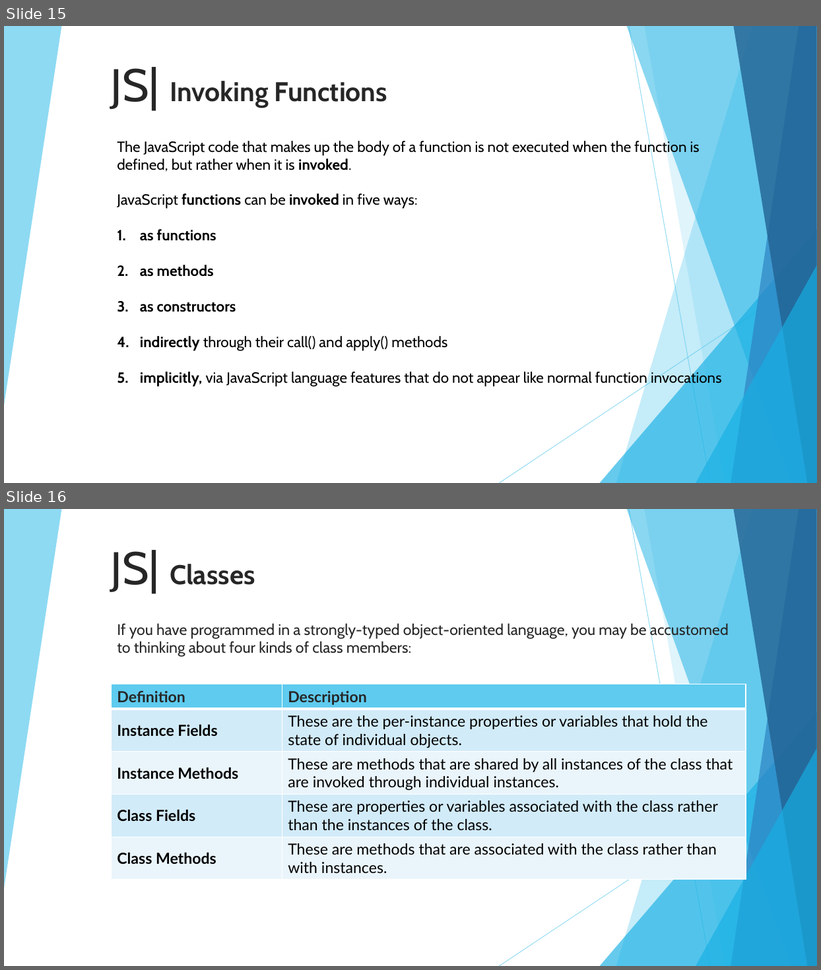
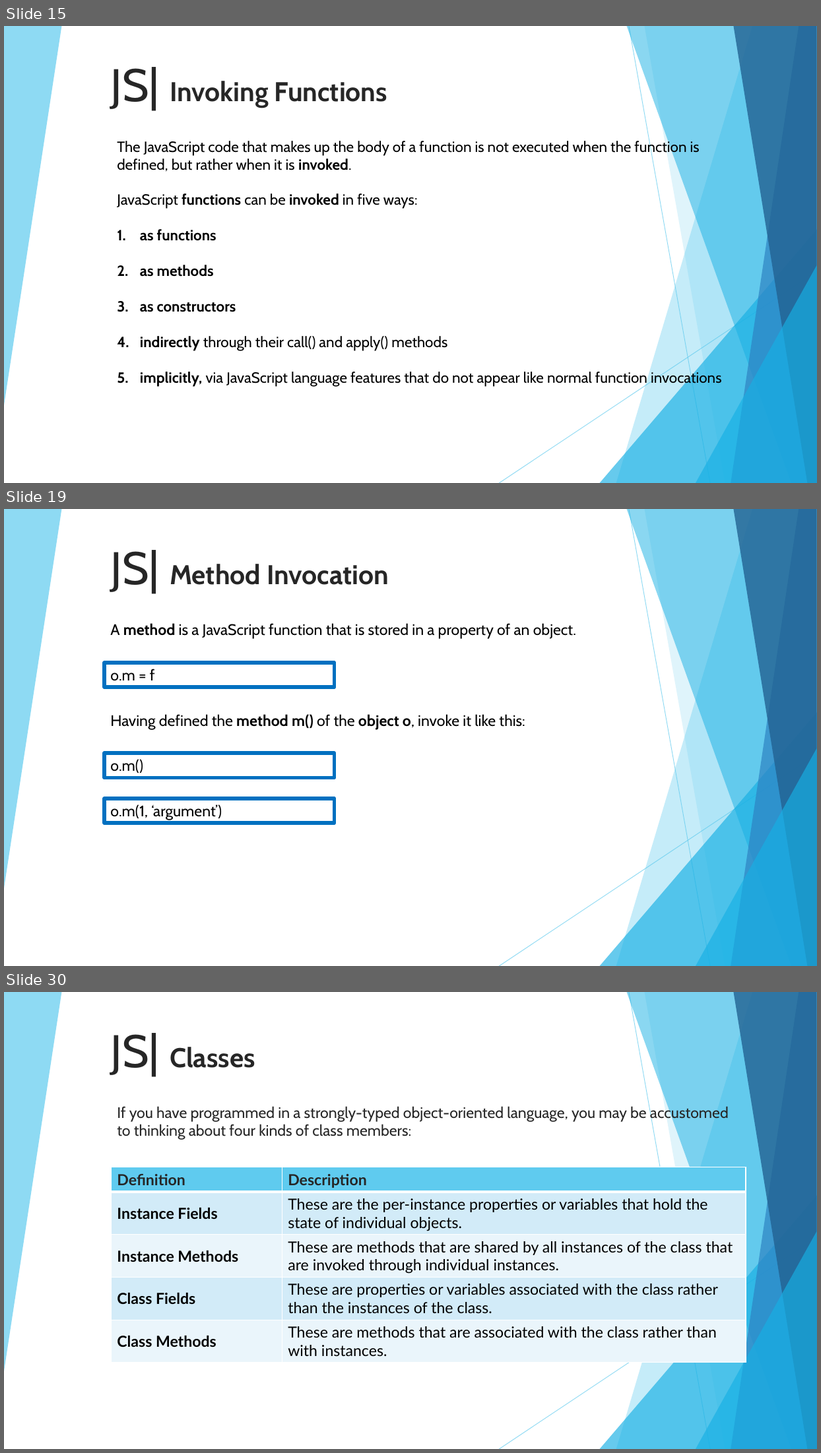
Before and after one commit to 01Primo/slides, a slide deck: 08_Javascript_Classes.pptx. Shown one above the other, each under a label of ours: slides 15 and 16 before the commit, slides 15, 19 and 30 after it; the slides between them are not shown. The pictures are 821x970 and 821x1453 pixels, drawn with LibreOffice and Linux fonts; fonts in the diff are those of the drawing. Boxes give left, top, right and bottom in pixels: in the first picture for what was removed or moved away, otherwise in the second. Text is boxed around its words. In the diff, an @@ line names an element or a change of style, - is before the commit and + after.

```diff
--- a/08_Javascript_Classes.pptx
+++ b/08_Javascript_Classes.pptx
@@ slide 19 added at [4, 509, 817, 966], background #FFFFFF; not listed: 10 template elements that a slide beside it also shows @@
@@ title added at [111, 550, 389, 594], 32 pt, text #262626, bold @@
+JS| Method Invocation
@@ text added at [110, 623, 576, 639], 18 pt, text #000000 @@
+A method is a JavaScript function that is stored in a property of an object.
@@ rectangle added at [104, 663, 335, 687], outline #0070C0 4.5 pt, 18 pt, text #000000 @@
+o.m = f
@@ text added at [110, 714, 525, 730], 18 pt, text #000000 @@
+Having defined the method m() of the object o, invoke it like this:
@@ rectangle added at [104, 754, 335, 778], outline #0070C0 4.5 pt, 18 pt, text #000000 @@
+o.m()
@@ rectangle added at [104, 799, 335, 823], outline #0070C0 4.5 pt, 18 pt, text #000000 @@
+o.m(1, ‘argument’)
@@ what was slide 16 is now slide 30 @@
```
Also in this commit, not shown: 13 other slides added.
